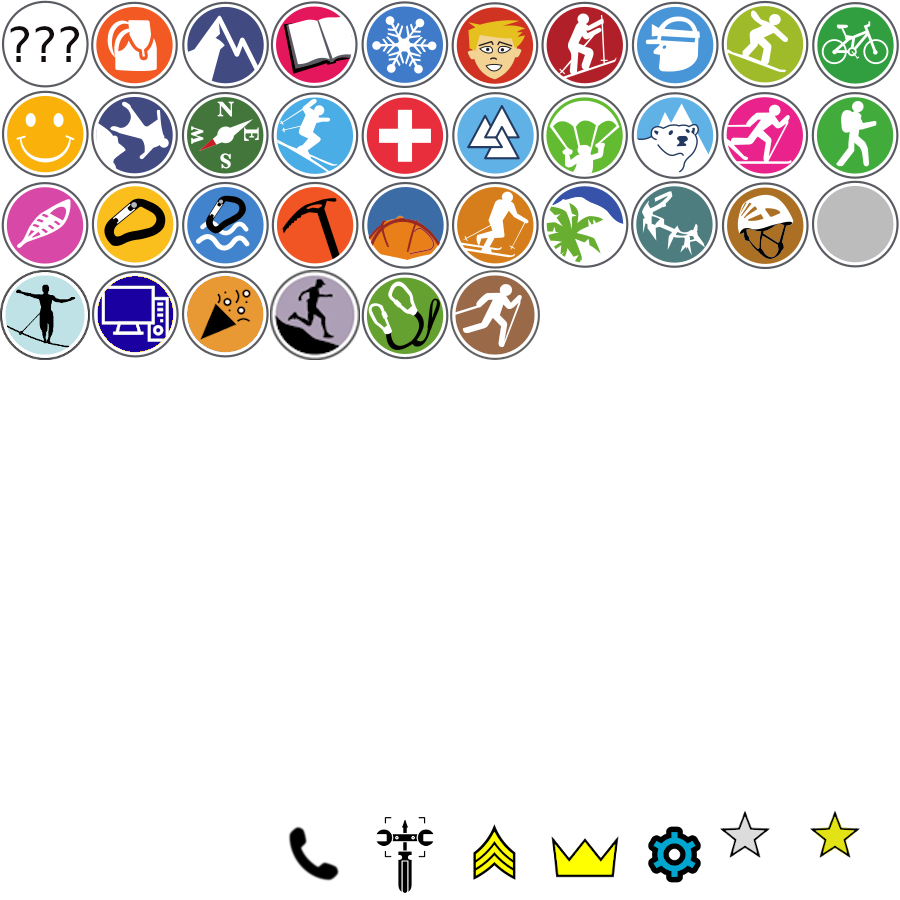
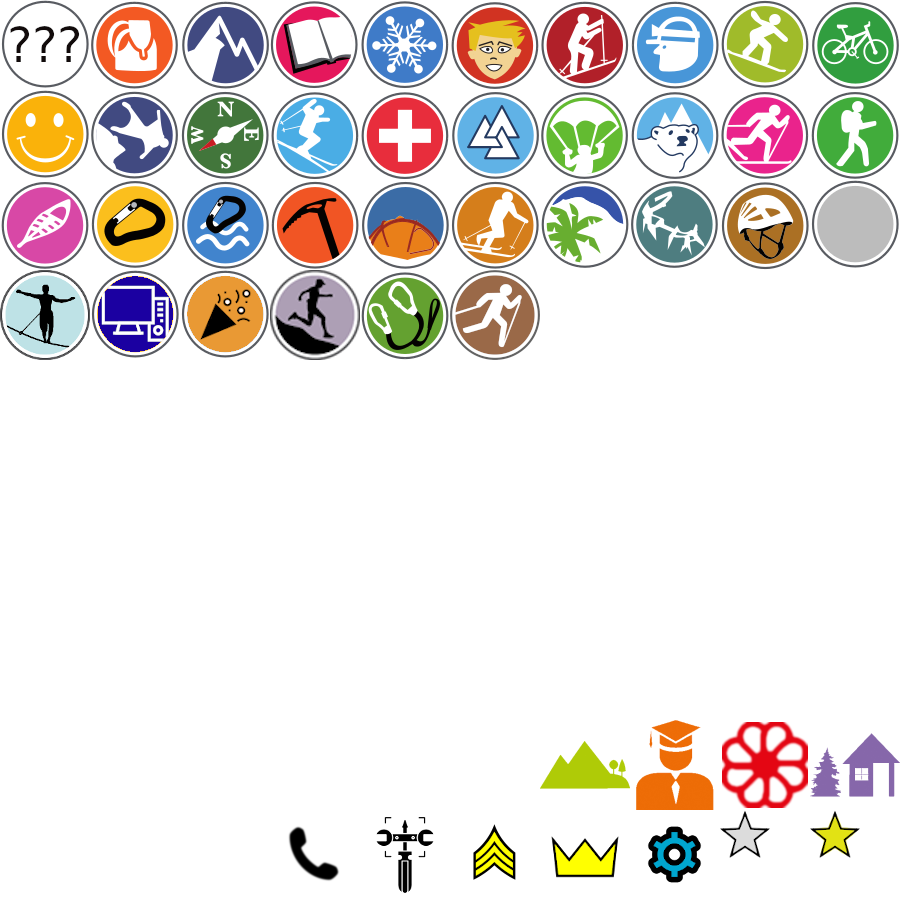
Revision of a layered 900×900 image; what changed, layer by layer:
added group "Tags" with 4 layers above "Activités" over [540, 720, 900, 810]
added layer "Protection montagne" in group "Tags" over [540, 741, 630, 789]
added layer "Mobilité douce" in group "Tags" over [722, 722, 808, 808]
added layer "Formation #1" in group "Tags" over [636, 720, 714, 810]
added layer "Séjour" in group "Tags" over [810, 733, 900, 797]
